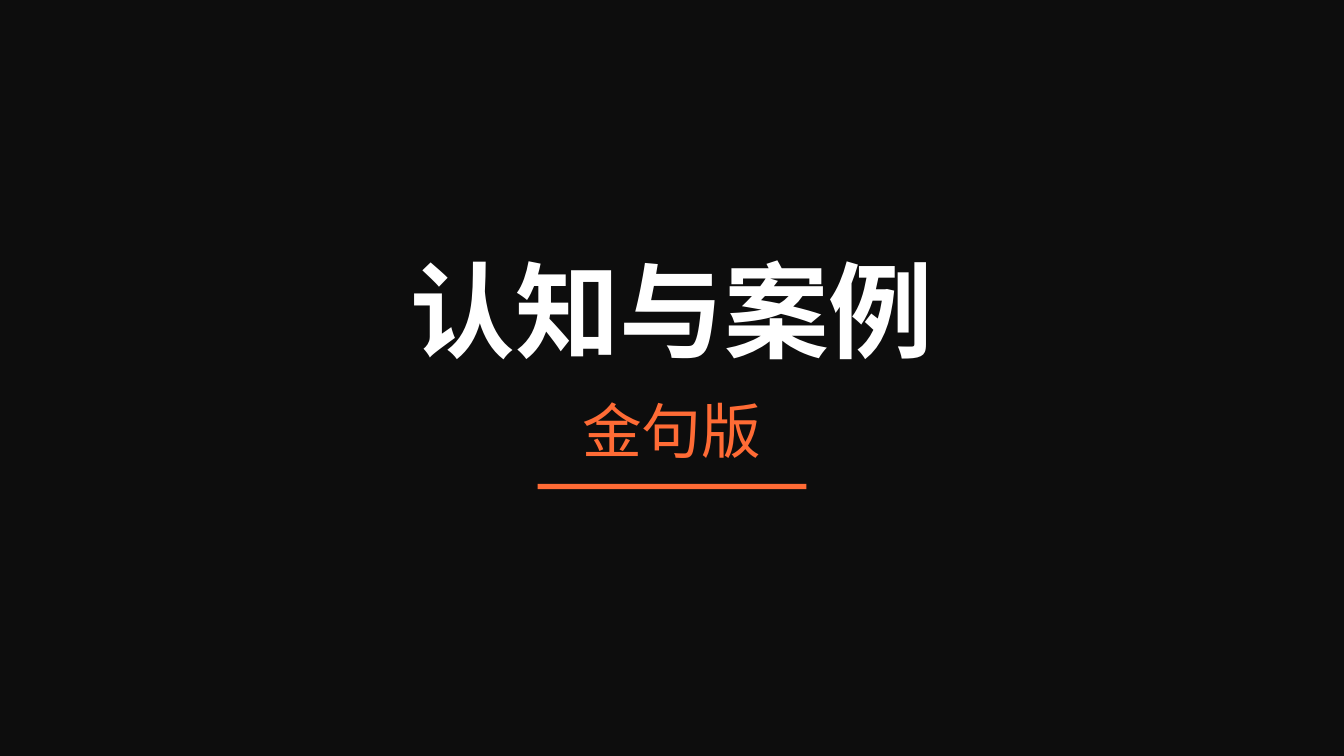
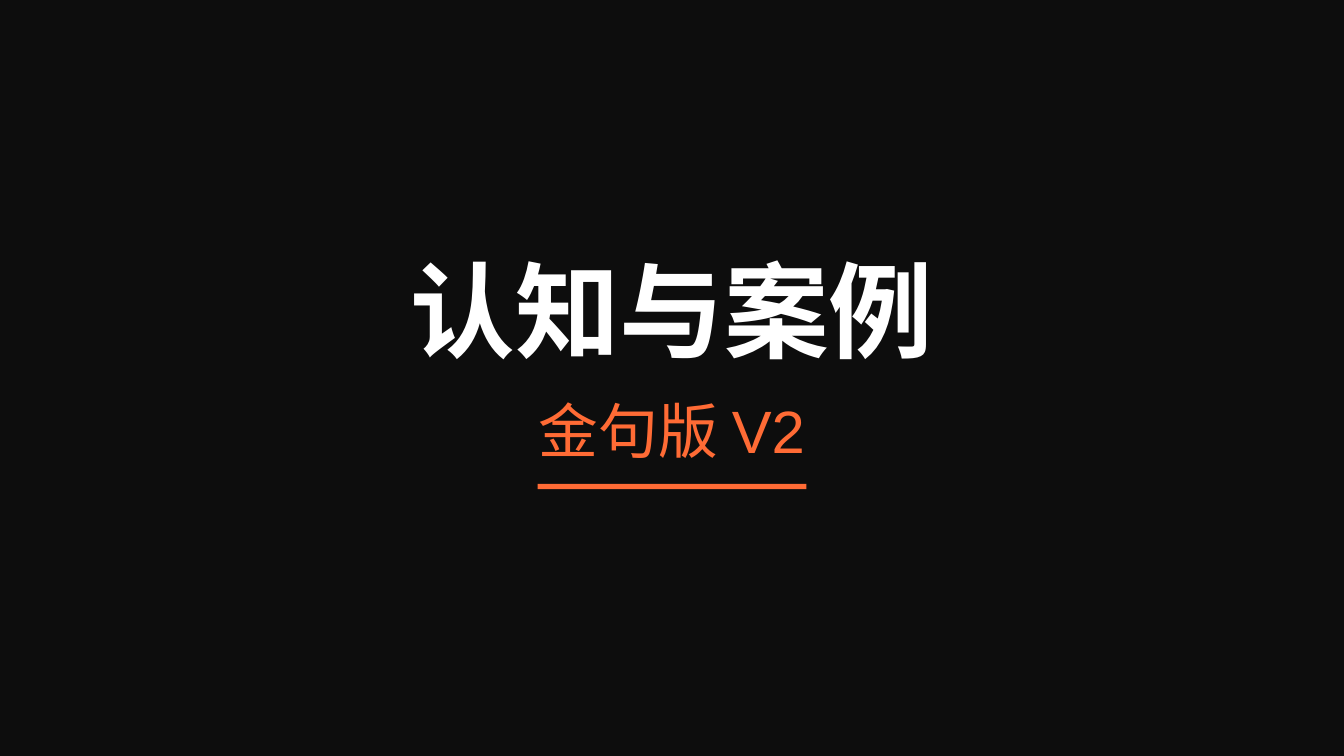
Before and after one commit to lingling1989r/Openclaw4OPC, a slide deck: slide 1 of 认知与案例-金句版.pptx. Drawn at 1344x756 pixels with LibreOffice and Linux fonts; fonts in the diff are those of the drawing. Boxes give left, top, right and bottom in pixels: in the first picture for what was removed or moved away, otherwise in the second. Text is boxed around its words. In the diff, an @@ line names an element or a change of style, - is before the commit and + after.

Commit message:
chore: 更新金句版PPT V2，贴合完整分享内容

```diff
--- a/认知与案例-金句版.pptx
+++ b/认知与案例-金句版.pptx
@@ text at (x1=539, y1=402, x2=805, y2=458): text changed @@
-金句版
+金句版 V2
```
Also in this commit, not shown: 5 other slides changed, 3 slides added.
